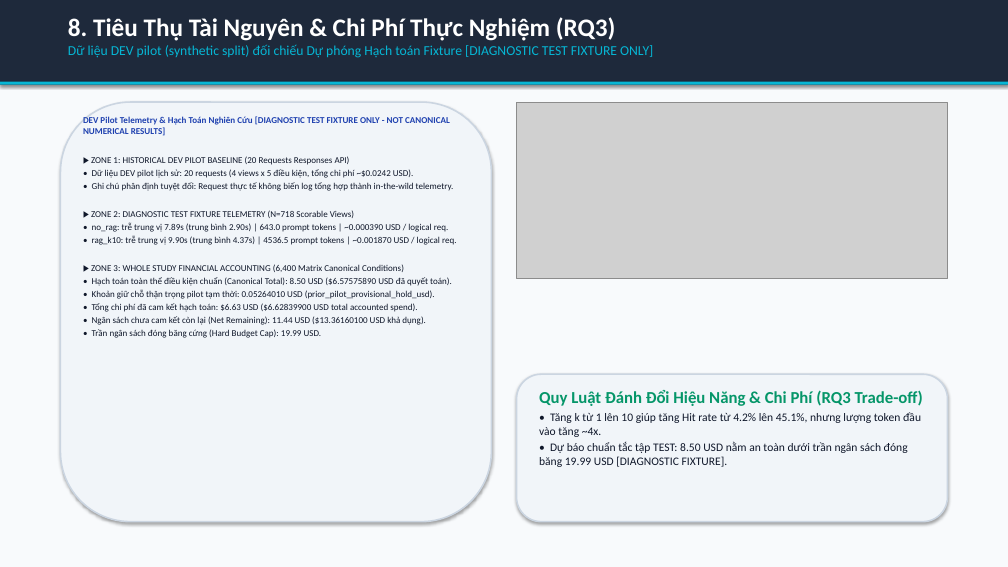
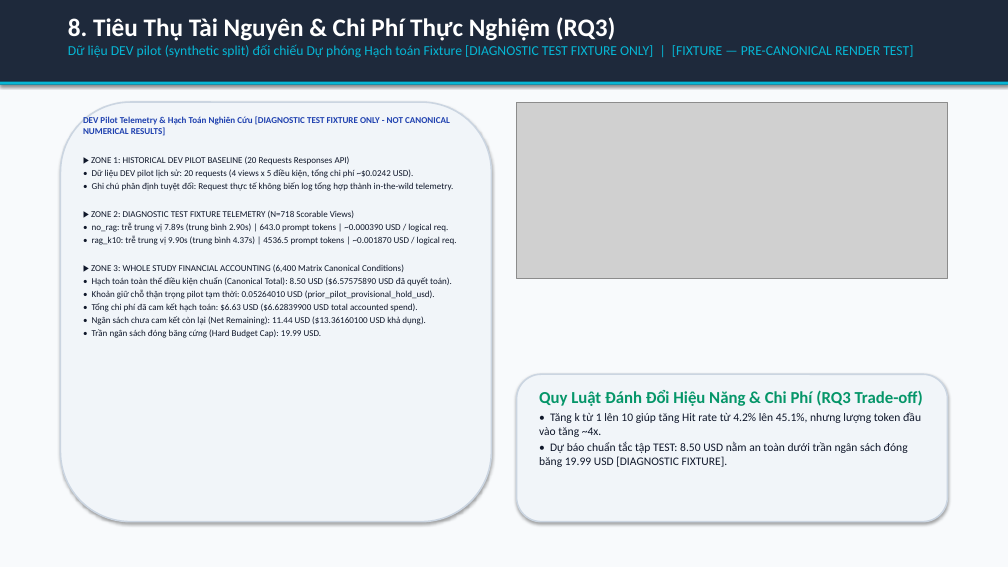
Before and after one commit to habachcp6/RAG2ATTCK, a slide deck: slide 9 of reports/evidence/fixture_populated_slides.pptx. Drawn at 1008x567 pixels with LibreOffice and Linux fonts; fonts in the diff are those of the drawing; grey boxes stand for pictures. Boxes give left, top, right and bottom in pixels: in the first picture for what was removed or moved away, otherwise in the second. Text is boxed around its words. In the diff, an @@ line names an element or a change of style, - is before the commit and + after.

```diff
--- a/reports/evidence/fixture_populated_slides.pptx
+++ b/reports/evidence/fixture_populated_slides.pptx
@@ text at box(68, 45, 913, 58): text changed @@
-Dữ liệu DEV pilot (synthetic split) đối chiếu Dự phóng Hạch toán Fixture [DIAGNOSTIC TEST FIXTURE ONLY]
+Dữ liệu DEV pilot (synthetic split) đối chiếu Dự phóng Hạch toán Fixture [DIAGNOSTIC TEST FIXTURE ONLY] | [FIXTURE — PRE-CANONICAL RENDER TEST]
```
Also in this commit, not shown: 11 other slides changed, 17 other files.
